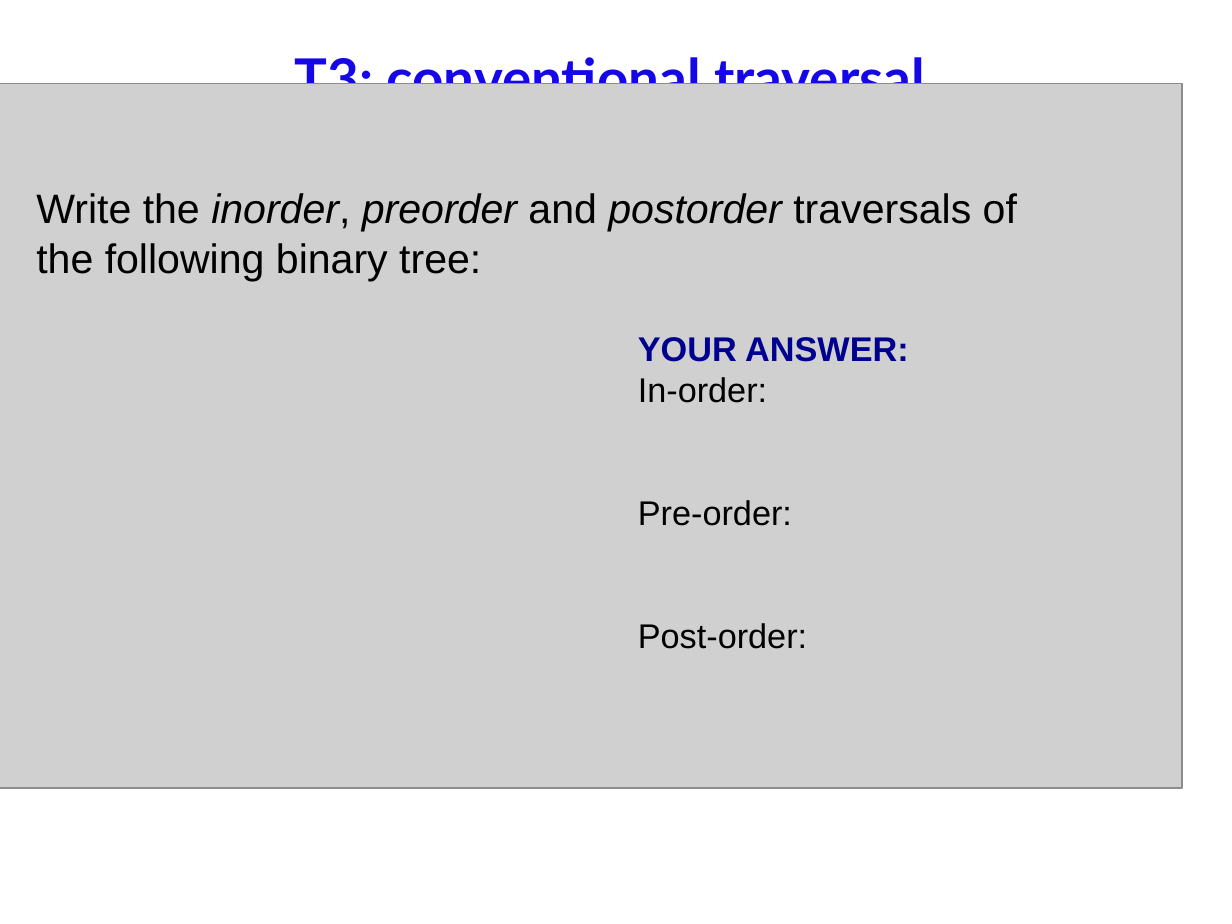
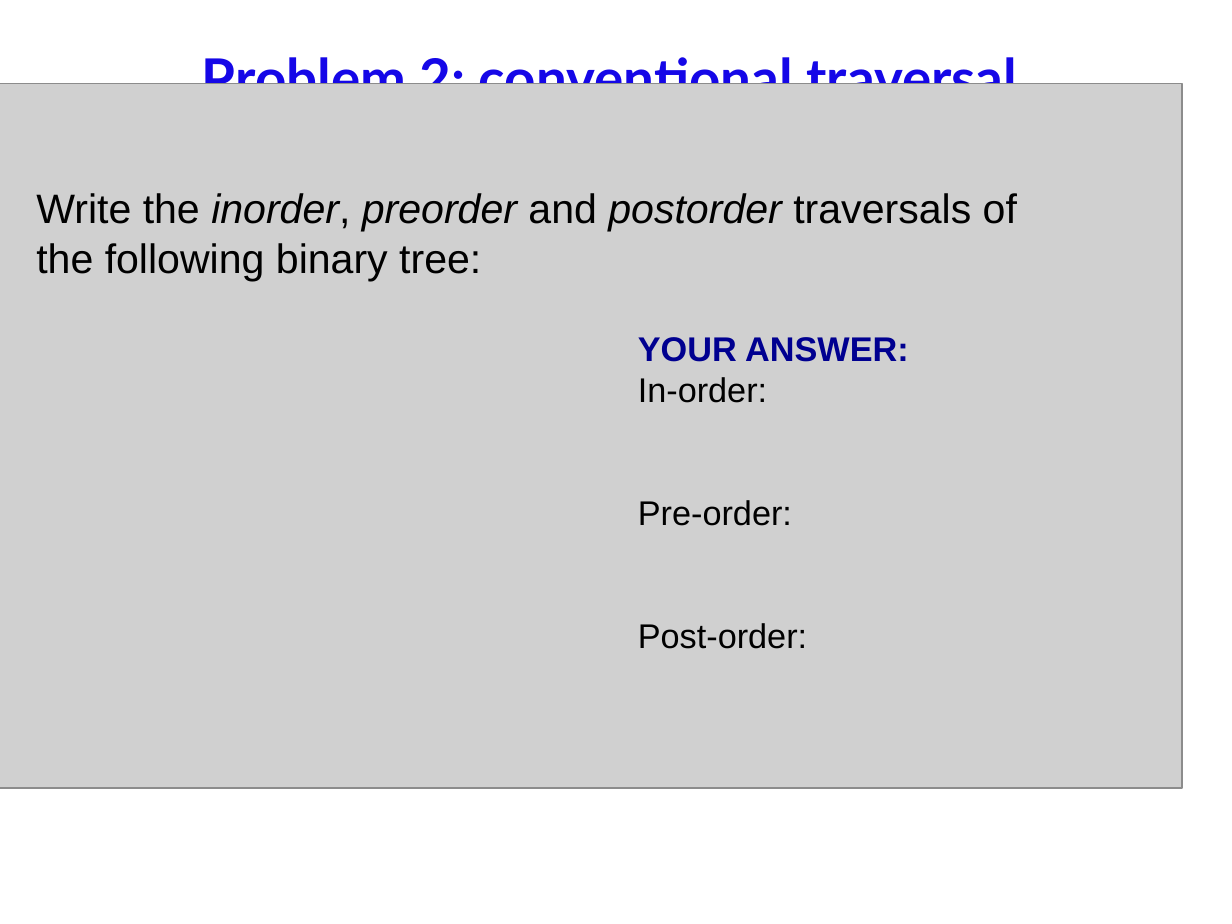
Before and after one commit to anhvir/c207, a slide deck: slide 12 of 06_C207_21S1.pptx (slide 11 before the commit). Drawn at 1232x924 pixels with LibreOffice and Linux fonts; fonts in the diff are those of the drawing; grey boxes stand for pictures; background and template pictures are left out. Boxes give left, top, right and bottom in pixels: in the first picture for what was removed or moved away, otherwise in the second. Text is boxed around its words. In the diff, an @@ line names an element or a change of style, - is before the commit and + after.

```diff
--- a/06_C207_21S1.pptx
+++ b/06_C207_21S1.pptx
@@ title at (x1=202, y1=50, x2=1017, y2=84): text changed @@
-T3: conventional traversal
+Problem 2: conventional traversal
```
Also in this commit, not shown: 13 other slides changed, 1 other file.
